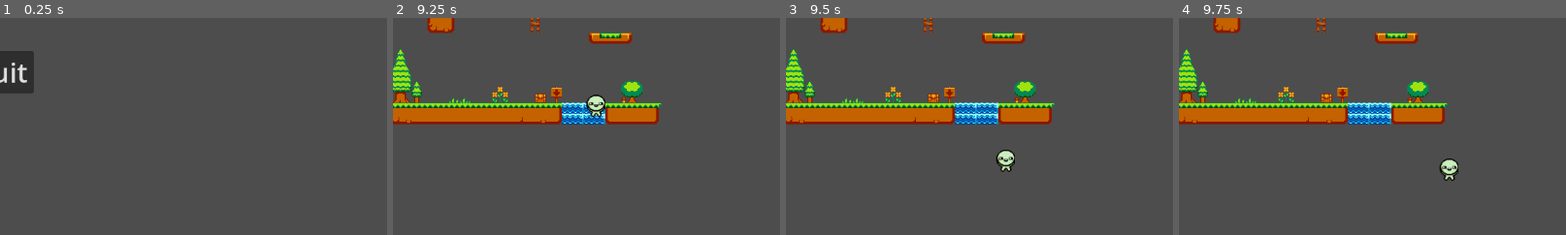
Above: before the commit, frames 1-4 (left to right).
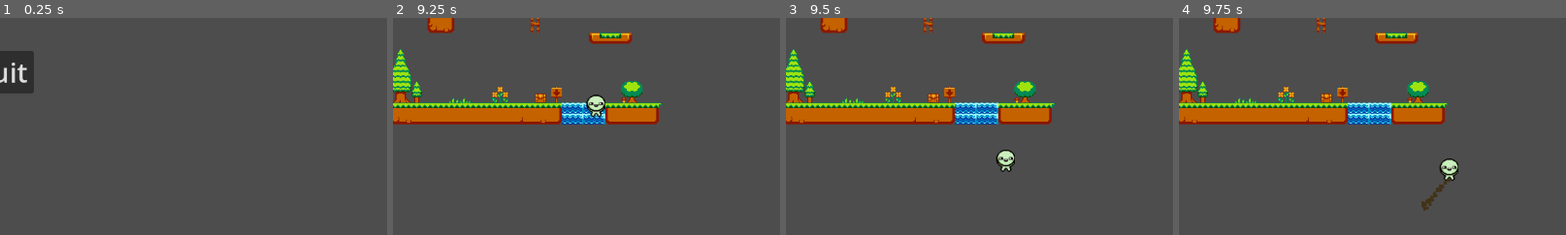
Above: after the commit, the same moments.

Repository: Antonin64/GlobalGameJam2024_agtbtn
Game: Godot game, scene res://Menu/menu.tscn
Same seed, same stepped clock (60 frames per second), same inputs: the game is played once before the commit and once after it. The engine's default icon, where the game draws it, is replaced by a stand-in: a white triangle on a blue panel in a dark square. Video files are missing from this copy of the repository; at most half a second of black plays in their place.
Inputs:
- Up to frame 1 (0.25 s): no input
- Up to frame 2 (9.25 s): click "Start" at 0.5 s; tap Enter (ui_accept) every 0.75 s from 1.25 to 5 s; hold D (move_right) 1.28-2.78 s; tap Space (jump) at 1.35, 1.52, 1.82, 2.1, 2.27, 2.57, 2.85, 3.6, 3.77, 4.07, 4.35, 4.52, 4.82, 5.1, 5.27, 5.57, 5.85, 6.6, 6.77, 7.07, 7.35, 7.52, 7.82, 8.1, 8.27, 8.57, 8.85 s; hold A (move_left) 2.78-3.53 s; hold D (move_right) 3.53-5.03 s; hold A (move_left) 5.03-5.78 s; hold D (move_right) 5.78-6.53 s; hold A (move_left) 6.53-8.03 s; hold D (move_right) from 8.03 s (still down)
- Up to frame 3 (9.5 s): keep holding D (move_right)
- Up to frame 4 (9.75 s): keep holding D (move_right); tap Space (jump) at 9.6 s
The pictures show only the part of the screen within x 50-100%, y 50-100%; the shares and areas given below are measured in that part.

Frames 1-3 are identical in both runs. In frame 4, 0.2% of the frame differs, in the area x 62-71%, y 74-89%.

Commit message:
add fart animation

Diff:
--- /dev/null
+++ b/Players/fart_particles.gd
@@ -0,0 +1,5 @@
+extends GPUParticles2D
+
+
+func _on_timer_timeout():
+	queue_free()
--- /dev/null
+++ b/Players/fart_particles.tscn
@@ -0,0 +1,36 @@
+[gd_scene load_steps=5 format=3 uid="uid://coqjlufwtrms4"]
+
+[ext_resource type="Script" path="res://Players/fart_particles.gd" id="1_aiaxg"]
+
+[sub_resource type="Curve" id="Curve_wu5j5"]
+_data = [Vector2(0, 1), 0.0, 0.0, 0, 0, Vector2(1, 0), 0.0, 0.0, 0, 0]
+point_count = 2
+
+[sub_resource type="CurveTexture" id="CurveTexture_otb23"]
+curve = SubResource("Curve_wu5j5")
+
+[sub_resource type="ParticleProcessMaterial" id="ParticleProcessMaterial_2nta7"]
+particle_flag_disable_z = true
+direction = Vector3(0, 1, 0)
+spread = 180.0
+initial_velocity_min = 10.0
+initial_velocity_max = 50.0
+gravity = Vector3(0, 0, 0)
+scale_min = 2.0
+scale_max = 5.0
+scale_curve = SubResource("CurveTexture_otb23")
+color = Color(0.258824, 0.196078, 0.0901961, 1)
+
+[node name="GPUParticles2D" type="GPUParticles2D"]
+emitting = false
+amount = 100
+process_material = SubResource("ParticleProcessMaterial_2nta7")
+one_shot = true
+explosiveness = 0.8
+fixed_fps = 60
+script = ExtResource("1_aiaxg")
+
+[node name="Timer" type="Timer" parent="."]
+wait_time = 3.0
+
+[connection signal="timeout" from="Timer" to="." method="_on_timer_timeout"]
--- a/Players/player1.tscn
+++ b/Players/player1.tscn
@@ -1,13 +1,18 @@
-[gd_scene load_steps=4 format=3 uid="uid://c25k0u4cnkcj"]
+[gd_scene load_steps=6 format=3 uid="uid://c25k0u4cnkcj"]
 
 [ext_resource type="Texture2D" uid="uid://fwcx4aq8vjdc" path="res://64491.png" id="1_2sxnq"]
 [ext_resource type="Script" path="res://Players/playermvt.gd" id="1_10d2o"]
+[ext_resource type="PackedScene" uid="uid://coqjlufwtrms4" path="res://Players/fart_particles.tscn" id="2_6mmvh"]
 
 [sub_resource type="RectangleShape2D" id="RectangleShape2D_tl0fi"]
 size = Vector2(28.2857, 33)
 
+[sub_resource type="RectangleShape2D" id="RectangleShape2D_wq1h5"]
+size = Vector2(28, 33)
+
 [node name="CharacterBody2D" type="CharacterBody2D"]
 script = ExtResource("1_10d2o")
+fart_particles = ExtResource("2_6mmvh")
 
 [node name="CoyoteTimer" type="Timer" parent="."]
 wait_time = 0.1
@@ -22,3 +27,9 @@
 texture = ExtResource("1_2sxnq")
 region_enabled = true
 region_rect = Rect2(136.7, 570, 28.6, 34.1)
+
+[node name="Area2D" type="Area2D" parent="."]
+
+[node name="CollisionShape2D" type="CollisionShape2D" parent="Area2D"]
+position = Vector2(0, -0.5)
+shape = SubResource("RectangleShape2D_wq1h5")
--- a/Players/playermvt.gd
+++ b/Players/playermvt.gd
@@ -13,8 +13,14 @@
 var gravity = ProjectSettings.get_setting("physics/2d/default_gravity")
 
 @onready var coyote_timer = $CoyoteTimer
+@export var fart_particles : PackedScene
 
 func fart():
+	var fart_instance : GPUParticles2D = fart_particles.instantiate()
+	fart_instance.position = $Sprite2D.position
+	fart_instance.position.y += 15
+	add_child(fart_instance)
+	fart_instance.emitting = true
 	Input.start_joy_vibration(0,0.35,0.35,0.5)
 
 func _physics_process(delta):
@@ -54,3 +60,6 @@
 	get_parent().add_child(bullet)
 	bullet.global_position = $Node2D.global_position
 	bullet.bullet_velocity = shoot_dir
+
+func mine_exploded():
+	print("a")
--- a/Traps/Sprite2D.gd
+++ b/Traps/Sprite2D.gd
@@ -5,5 +5,5 @@
 	queue_free()
 
 func _on_area_2d_area_shape_entered(area_rid, area, area_shape_index, local_shape_index):
-	emit_signal("mine_exploded")
+	#emit_signal("mine_exploded")
 	Kill()
--- a/Traps/mine_bomb.tscn
+++ b/Traps/mine_bomb.tscn
@@ -4,7 +4,7 @@
 [ext_resource type="Script" path="res://Traps/Sprite2D.gd" id="1_x6iup"]
 
 [sub_resource type="RectangleShape2D" id="RectangleShape2D_fnek5"]
-size = Vector2(600, 300)
+size = Vector2(600, 266.667)
 
 [sub_resource type="ParticleProcessMaterial" id="ParticleProcessMaterial_8t6jo"]
 particle_flag_disable_z = true
@@ -23,7 +23,7 @@
 scale = Vector2(0.03, 0.03)
 
 [node name="CollisionShape2D" type="CollisionShape2D" parent="Area2D"]
-position = Vector2(3.3776e-05, 16.6667)
+position = Vector2(3.3776e-05, 33.3333)
 scale = Vector2(0.999999, 0.999999)
 shape = SubResource("RectangleShape2D_fnek5")
 
